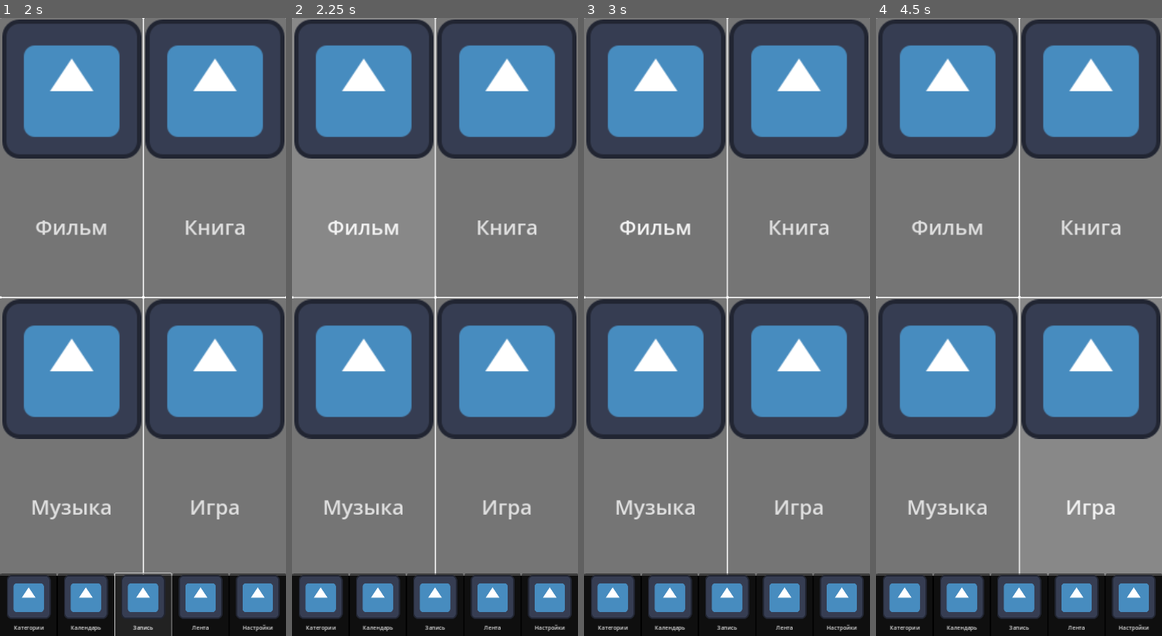
Above: before the commit, frames 1-4 (left to right).
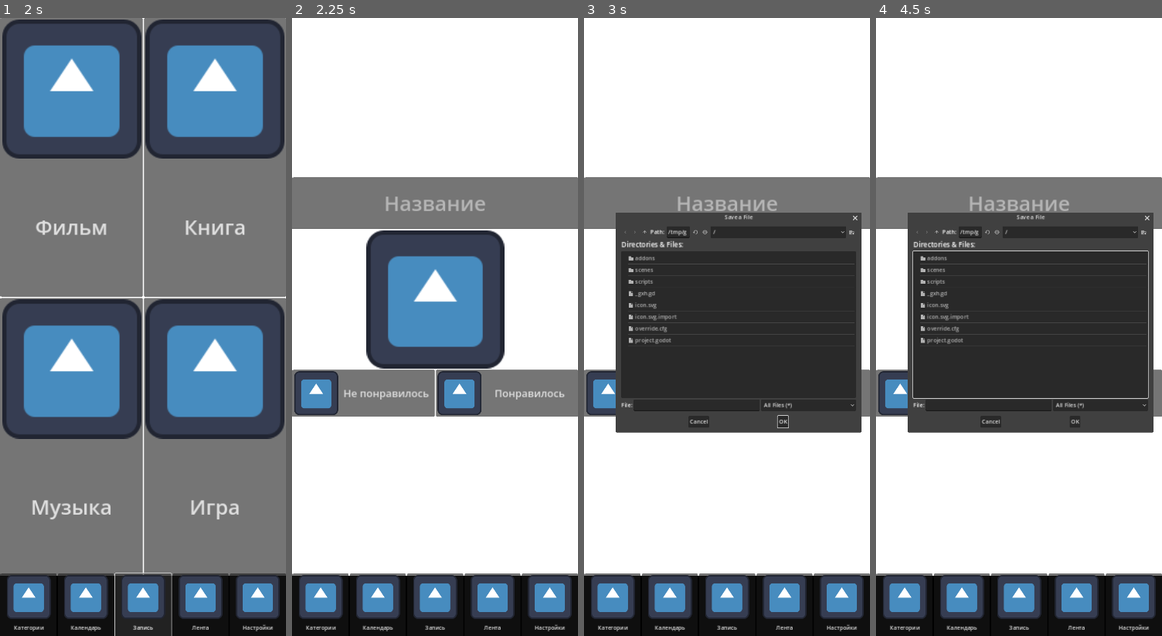
Above: after the commit, the same moments.

Repository: Maweill/ent-log-app
Game: Godot game, scene res://scenes/main/main.tscn
Two runs of this game, one before a commit and one after it. Both use one fixed random seed, a clock stepped at 60 frames per second and the inputs below. The engine's default icon, where the game draws it, is replaced by a stand-in: a white triangle on a blue panel in a dark square.
Inputs (mouse positions are in pixels of both pictures, inside the frame that each line leads up to):
- Up to frame 1 (2 s): click "Категории" at 0.5 s; click "Запись" at 1.25 s
- Up to frame 2 (2.25 s): click "Фильм" at 2 s
- Up to frame 3 (3 s): click (727, 302) at 2.77 s
- Up to frame 4 (4.5 s): click (947, 394) at 3.5 s, where only the run after the commit has a clickable "Не понравилось"; click (1090, 394) at 4.25 s, where only the run after the commit has a clickable "Понравилось"

Frame 1 is identical in both runs. In frame 2, 79% of the frame differs, in the area x 0-100%, y 0-91%; in frame 3, 79%; in frame 4, 79%.

Commit message:
Добавил форму записи фильма (без логики)

Diff:
--- a/scenes/autoload/ui_manager/ui_manager.gd
+++ b/scenes/autoload/ui_manager/ui_manager.gd
@@ -2,6 +2,7 @@
 
 @export var _new_record_menu_scene: PackedScene
 @export var _categories_menu_scene: PackedScene
+@export var _record_movie_menu_scene: PackedScene
 @export var _menu_container: Control
 
 var _current_menu_list: Array[BaseMenu]
@@ -15,6 +16,8 @@
 			_current_menu_list.append(_instantiate_menu(_new_record_menu_scene))
 		Enums.MenuType.CATEGORIES:
 			_current_menu_list.append(_instantiate_menu(_categories_menu_scene))
+		Enums.MenuType.RECORD_MOVIE:
+			_current_menu_list.append(_instantiate_menu(_record_movie_menu_scene))
 		_:
 			printerr('wrong menu type')
 	_current_menu.type = menuType
--- a/scenes/autoload/ui_manager/ui_manager.tscn
+++ b/scenes/autoload/ui_manager/ui_manager.tscn
@@ -1,9 +1,10 @@
-[gd_scene load_steps=5 format=3 uid="uid://fwfa33h333vo"]
+[gd_scene load_steps=6 format=3 uid="uid://fwfa33h333vo"]
 
 [ext_resource type="Script" path="res://scenes/autoload/ui_manager/ui_manager.gd" id="1_5xrnx"]
 [ext_resource type="PackedScene" uid="uid://doiolpuk2658j" path="res://scenes/ui/navigation_menu/navigation_menu.tscn" id="2_3pic8"]
 [ext_resource type="PackedScene" uid="uid://c8wab8cyr5jee" path="res://scenes/ui/new_record_menu/new_record_menu.tscn" id="2_fj6qr"]
 [ext_resource type="PackedScene" uid="uid://cdoo3qyj3rt6e" path="res://scenes/ui/categories_menu/categories_menu.tscn" id="3_jt3lg"]
+[ext_resource type="PackedScene" uid="uid://cm6vs551uq5qk" path="res://scenes/ui/new_record_menu/record_movie_menu/record_movie_menu.tscn" id="4_gxgb5"]
 
 [node name="UiManager" type="Control" node_paths=PackedStringArray("_menu_container")]
 layout_mode = 3
@@ -15,6 +16,7 @@
 script = ExtResource("1_5xrnx")
 _new_record_menu_scene = ExtResource("2_fj6qr")
 _categories_menu_scene = ExtResource("3_jt3lg")
+_record_movie_menu_scene = ExtResource("4_gxgb5")
 _menu_container = NodePath("MenuScreen")
 
 [node name="MenuScreen" type="Control" parent="."]
--- a/scenes/ui/new_record_menu/new_record_menu.gd
+++ b/scenes/ui/new_record_menu/new_record_menu.gd
@@ -2,8 +2,7 @@
 
 
 func _on_add_movie_pressed() -> void:
-	#TODO Открыть форму для добавления кино
-	pass # Replace with function body.
+	UiManager.show_menu(Enums.MenuType.RECORD_MOVIE)
 
 
 func _on_add_book_pressed() -> void:
--- /dev/null
+++ b/scenes/ui/new_record_menu/record_movie_menu/record_movie_menu.gd
@@ -0,0 +1,26 @@
+extends BaseMenu
+
+@onready var _movie_cover: TextureButton = %MovieCover
+@onready var _file_dialog: FileDialog = %FileDialog
+
+
+func _change_texture(path: String) -> void:
+	_movie_cover.texture_normal = _load_external_tex(path)
+
+
+func _load_external_tex(path) -> ImageTexture:
+	var tex_file = FileAccess.open(path, FileAccess.READ)
+	var bytes = tex_file.get_buffer(tex_file.get_len())
+	var img = Image.new()
+	img.load_png_from_buffer(bytes)
+	var imgtex = ImageTexture.create_from_image(img)
+	tex_file.close()
+	return imgtex
+
+
+func _on_movie_cover_pressed() -> void:
+	_file_dialog.visible = true
+
+
+func _on_file_dialog_file_selected(path: String) -> void:
+	_change_texture(path)
--- /dev/null
+++ b/scenes/ui/new_record_menu/record_movie_menu/record_movie_menu.tscn
@@ -0,0 +1,73 @@
+[gd_scene load_steps=3 format=3 uid="uid://cm6vs551uq5qk"]
+
+[ext_resource type="Script" path="res://scenes/ui/new_record_menu/record_movie_menu/record_movie_menu.gd" id="1_t7mes"]
+[ext_resource type="Texture2D" uid="uid://bf46kaeffbknr" path="res://icon.svg" id="2_tuq8i"]
+
+[node name="RecordMovieMenu" type="Control"]
+layout_mode = 3
+anchors_preset = 15
+anchor_right = 1.0
+anchor_bottom = 1.0
+grow_horizontal = 2
+grow_vertical = 2
+script = ExtResource("1_t7mes")
+
+[node name="FileDialog" type="FileDialog" parent="."]
+unique_name_in_owner = true
+mode = 3
+initial_position = 1
+size = Vector2i(631, 600)
+access = 2
+
+[node name="Background" type="ColorRect" parent="."]
+layout_mode = 1
+anchors_preset = 15
+anchor_right = 1.0
+anchor_bottom = 1.0
+grow_horizontal = 2
+grow_vertical = 2
+
+[node name="FormElements" type="VBoxContainer" parent="."]
+layout_mode = 1
+anchors_preset = 15
+anchor_right = 1.0
+anchor_bottom = 1.0
+grow_horizontal = 2
+grow_vertical = 2
+alignment = 1
+
+[node name="MovieName" type="LineEdit" parent="FormElements"]
+custom_minimum_size = Vector2(0, 150)
+layout_mode = 2
+theme_override_font_sizes/font_size = 60
+placeholder_text = "Название"
+alignment = 1
+
+[node name="MovieCover" type="TextureButton" parent="FormElements"]
+unique_name_in_owner = true
+custom_minimum_size = Vector2(400, 400)
+layout_mode = 2
+size_flags_horizontal = 4
+size_flags_vertical = 4
+texture_normal = ExtResource("2_tuq8i")
+stretch_mode = 0
+
+[node name="RateButtons" type="HBoxContainer" parent="FormElements"]
+layout_mode = 2
+
+[node name="Dislike" type="Button" parent="FormElements/RateButtons"]
+layout_mode = 2
+size_flags_horizontal = 3
+theme_override_font_sizes/font_size = 30
+text = "Не понравилось"
+icon = ExtResource("2_tuq8i")
+
+[node name="Like" type="Button" parent="FormElements/RateButtons"]
+layout_mode = 2
+size_flags_horizontal = 3
+theme_override_font_sizes/font_size = 30
+text = "Понравилось"
+icon = ExtResource("2_tuq8i")
+
+[connection signal="file_selected" from="FileDialog" to="." method="_on_file_dialog_file_selected"]
+[connection signal="pressed" from="FormElements/MovieCover" to="." method="_on_movie_cover_pressed"]
--- a/scripts/enums.gd
+++ b/scripts/enums.gd
@@ -2,5 +2,6 @@
 
 enum MenuType {
 	NEW_RECORD,
-	CATEGORIES
+	CATEGORIES,
+	RECORD_MOVIE
 }
Not shown, changed: kanban_tasks_data.kanban
